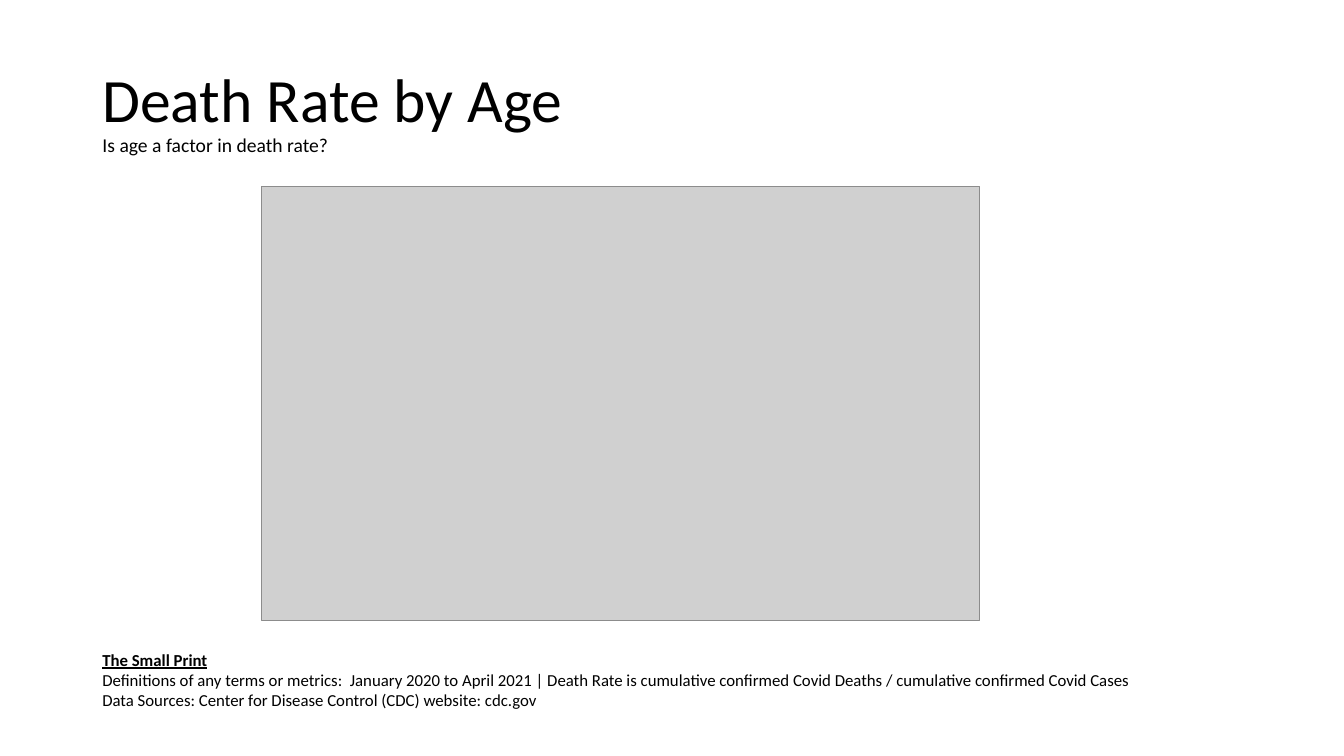
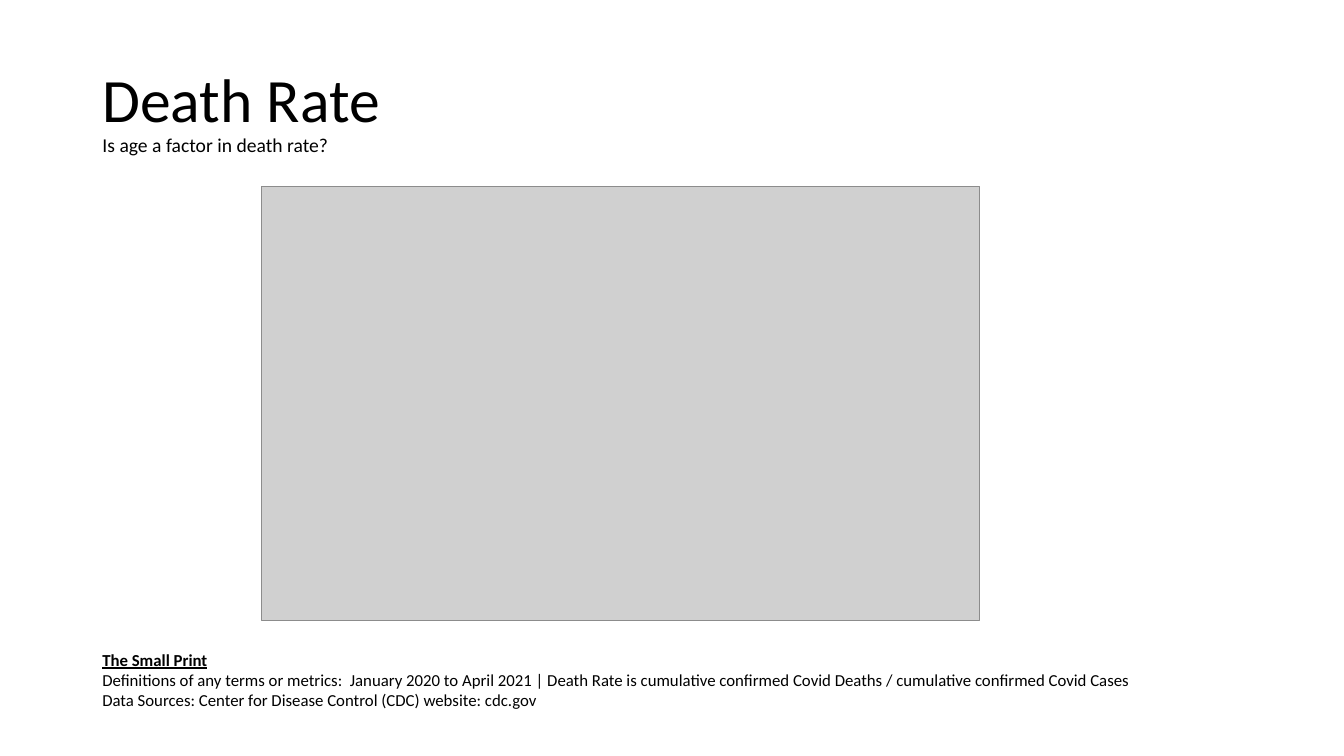
Before and after one commit to jenniecinelli/project_one, a slide deck: slide 4 of Folder0/Presentation.pptx (slide 6 before the commit). Drawn at 1344x756 pixels with LibreOffice and Linux fonts; fonts in the diff are those of the drawing; grey boxes stand for pictures. Boxes give left, top, right and bottom in pixels: in the first picture for what was removed or moved away, otherwise in the second. Text is boxed around its words. In the diff, an @@ line names an element or a change of style, - is before the commit and + after.

```diff
--- a/Folder0/Presentation.pptx
+++ b/Folder0/Presentation.pptx
@@ title at [102, 79, 380, 156]: text changed @@
-Death Rate by Age
-Is age a factor in death rate?
+Death Rate
+Is age a factor in death rate?
```
Also in this commit, not shown: 3 other slides changed, 3 other files.
